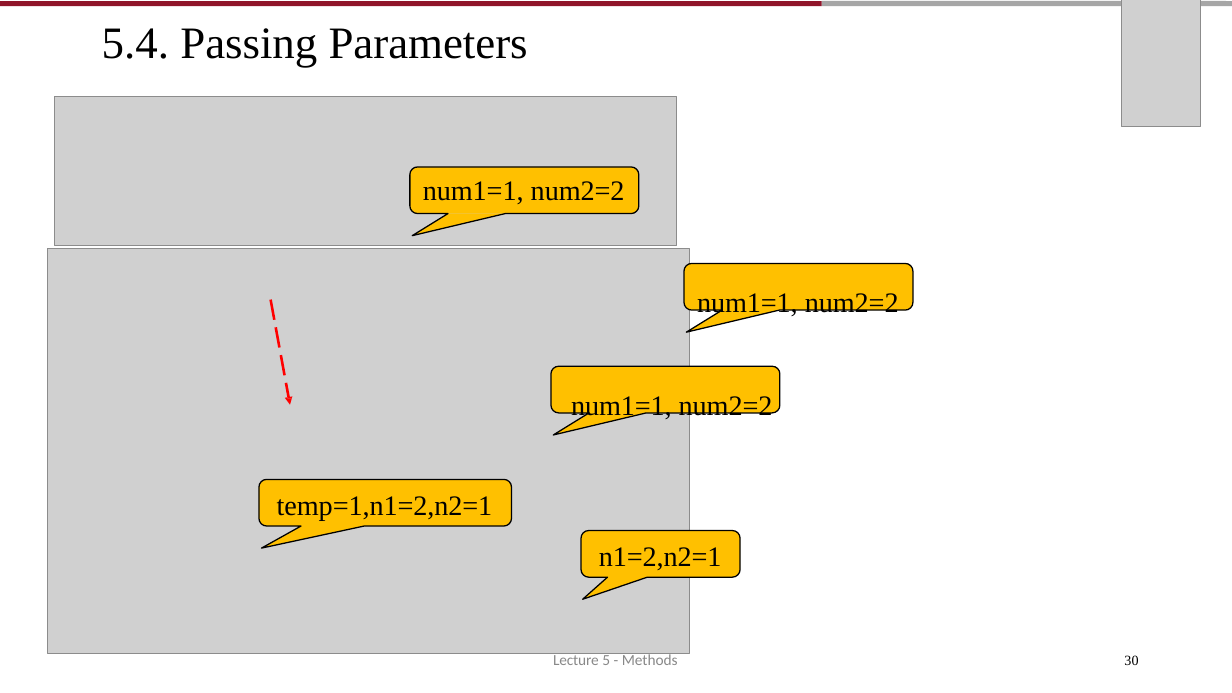
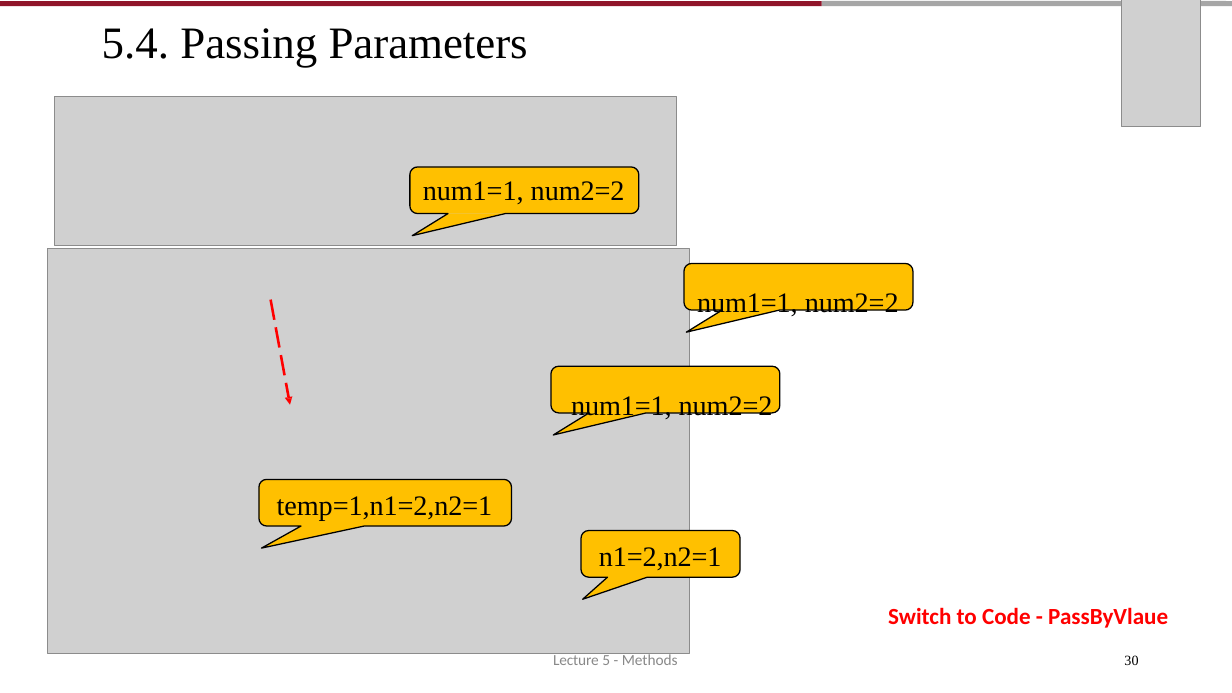
Before and after one commit to AughdonBreslin/CS501IntroToJava, a slide deck: slide 30 of Lectures/5_Methods.pptx. Drawn at 1232x693 pixels with LibreOffice and Linux fonts; fonts in the diff are those of the drawing; grey boxes stand for pictures. Boxes give left, top, right and bottom in pixels: in the first picture for what was removed or moved away, otherwise in the second. Text is boxed around its words. In the diff, an @@ line names an element or a change of style, - is before the commit and + after.

```diff
--- a/Lectures/5_Methods.pptx
+++ b/Lectures/5_Methods.pptx
@@ text added at [888, 607, 1168, 628], 18 pt, text #FF0000, bold @@
+Switch to Code - PassByVlaue
```
Also in this commit, not shown: 20 other slides changed, 23 other files.
